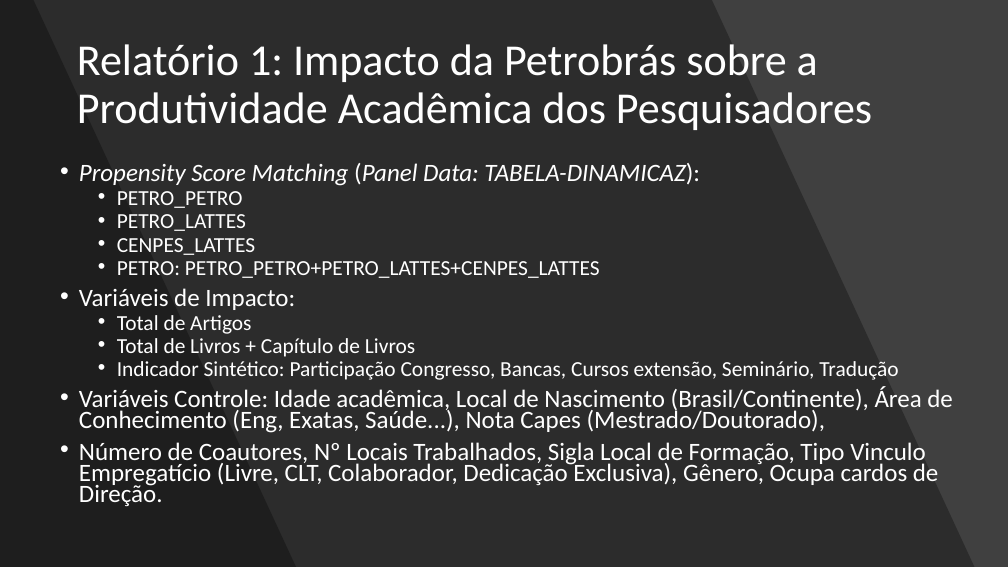
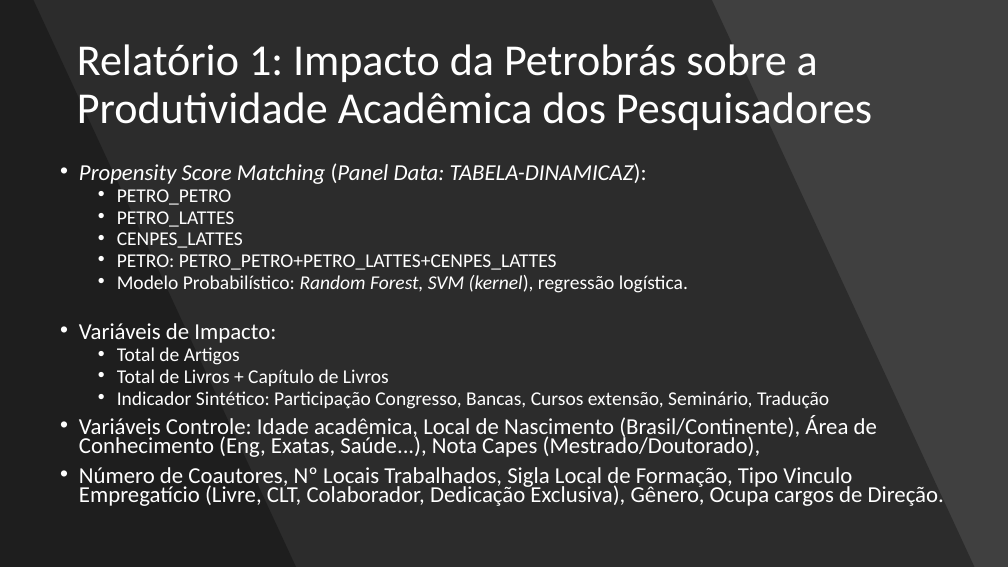
Before and after one commit to patrickfrancoalves/survival, a slide deck: slide 3 of Pesquisadores Petrobrás.pptx. Drawn at 1008x567 pixels with LibreOffice and Linux fonts; fonts in the diff are those of the drawing. Boxes give left, top, right and bottom in pixels: in the first picture for what was removed or moved away, otherwise in the second. Text is boxed around its words. In the diff, an @@ line names an element or a change of style, - is before the commit and + after.

```diff
--- a/Pesquisadores Petrobrás.pptx
+++ b/Pesquisadores Petrobrás.pptx
@@ text at <box>79,163,877,457</box>: size 23.8 to 21.7 pt in "Propensity Score Matching (Panel Data: TABELA-DINAMICAZ):", "Variáveis de Impacto:", "Variáveis Controle: Idade acadêmica, Local de Nascimento ..."; size 20.4 to 18.6 pt in "PETRO_PETRO", "PETRO_LATTES", "CENPES_LATTES", "PETRO: PETRO_PETRO+PETRO_LATTES+CENPES_LATTES" and 3 more places @@
@@ text at <box>117,275,688,293</box>: paragraph added @@
+  • Modelo Probabilístico: Random Forest, SVM (kernel), regressão logística.
@@ text at <box>79,467,944,506</box>: text changed; size 23.8 to 21.7 pt @@
-• Número de Coautores, Nº Locais Trabalhados, Sigla Local de Formação, Tipo Vinculo Empregatício (Livre, CLT, Colaborador, Dedicação Exclusiva), Gênero, Ocupa cardos de Direção.
+• Número de Coautores, Nº Locais Trabalhados, Sigla Local de Formação, Tipo Vinculo Empregatício (Livre, CLT, Colaborador, Dedicação Exclusiva), Gênero, Ocupa cargos de Direção.
```
Also in this commit, not shown: 2 other slides changed, 1 slide removed, 6 other files.
